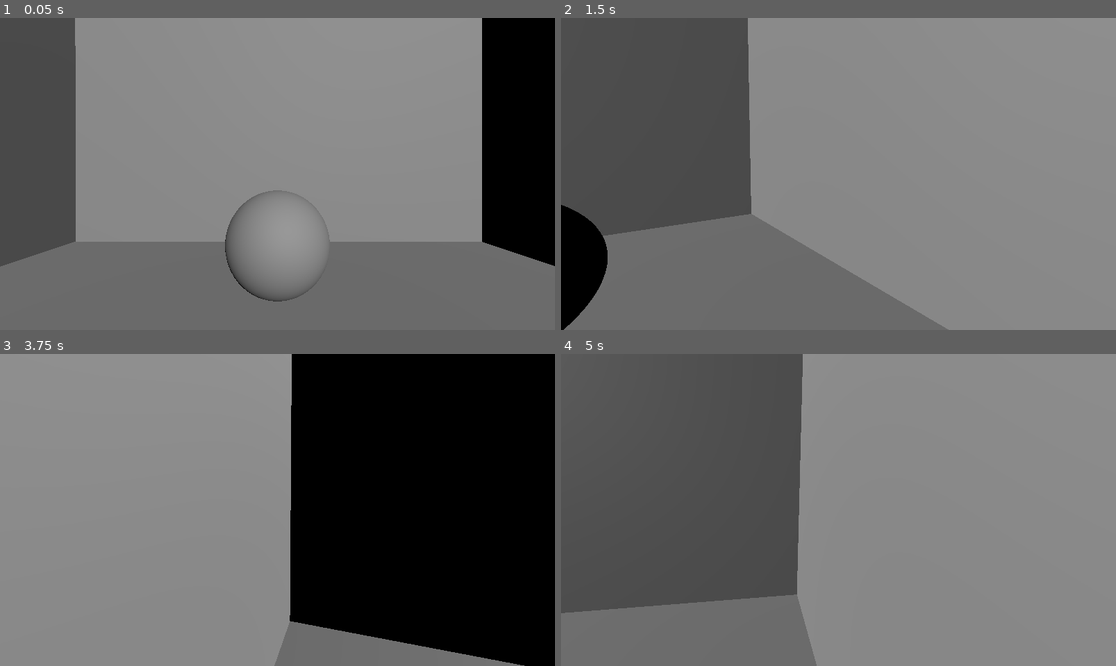
Above: before the commit, frames 1-4 (two rows, left to right).
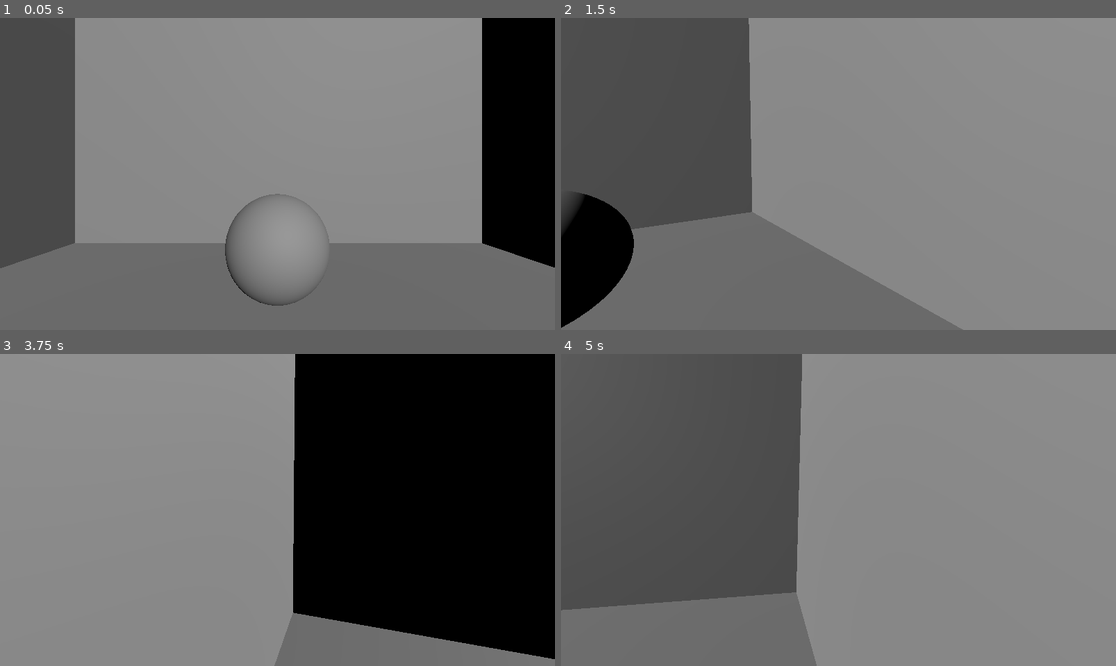
Above: after the commit, the same moments.

Repository: BirdOfAsh/GMTK2025JAM
Game: Godot game, scene res://Levels/level_1.tscn
Same seed, same stepped clock (60 frames per second), same inputs: the game is played once before the commit and once after it.
Inputs (mouse positions are in pixels of both pictures, inside the frame that each line leads up to):
- Up to frame 1 (0.05 s): no input
- Up to frame 2 (1.5 s): tap Enter at 0.5 s; move the mouse to (866, 174) at 0.52 s; hold W (Forward) from 0.53 s (still down); move the mouse to (810, 174) at 1.27 s
- Up to frame 3 (3.75 s): keep holding W (Forward); move the mouse to (288, 503) at 2.02 s; move the mouse to (271, 516) at 2.77 s; tap Space at 3.5 s; move the mouse to (316, 513) at 3.52 s
- Up to frame 4 (5 s): keep holding W (Forward); move the mouse to (794, 506) at 4.27 s

The runs differ from the first frame. In frame 1, 0.7% of the frame differs, in the area x 0-100%, y 8-93%; in frame 2, 2.7%, in the area x 0-73%, y 0-100%; in frame 3, 2.0%; in frame 4, 0.4%.

Commit message:
Fixed jittery camera movement

Diff:
--- a/Levels/level_1.tscn
+++ b/Levels/level_1.tscn
@@ -1,6 +1,5 @@
-[gd_scene load_steps=6 format=3 uid="uid://cxoxkpsyiiw6i"]
+[gd_scene load_steps=5 format=3 uid="uid://cxoxkpsyiiw6i"]
 
-[ext_resource type="Script" uid="uid://5ptycblx2vct" path="res://Timer/timer_label.gd" id="1_n0qsc"]
 [ext_resource type="PackedScene" uid="uid://26fc574m2bic" path="res://Player/player.tscn" id="2_dilhk"]
 
 [sub_resource type="SphereMesh" id="SphereMesh_dilhk"]
@@ -12,17 +11,6 @@
 size = Vector3(10, 0.1, 10)
 
 [node name="Level1" type="Node3D"]
-
-[node name="TimerLabel" type="Label3D" parent="."]
-transform = Transform3D(1, 0, 0, 0, 1, 0, 0, 0, 1, 0, 0, -1)
-visible = false
-texture_filter = 0
-script = ExtResource("1_n0qsc")
-waitTime = 5.0
-
-[node name="Timer" type="Timer" parent="TimerLabel"]
-wait_time = 5.0
-one_shot = true
 
 [node name="Player" parent="." instance=ExtResource("2_dilhk")]
 transform = Transform3D(1, 0, 0, 0, 1, 0, 0, 0, 1, 0, 1, 0)
@@ -113,5 +101,3 @@
 transform = Transform3D(1, 0, 0, 0, -4.37114e-08, -1, 0, 1, -4.37114e-08, 0, 0, 0)
 mesh = SubResource("BoxMesh_n0qsc")
 skeleton = NodePath("")
-
-[connection signal="timeout" from="TimerLabel/Timer" to="TimerLabel" method="_on_timer_timeout"]
--- a/Player/player.gd
+++ b/Player/player.gd
@@ -1,13 +1,15 @@
 extends CharacterBody3D
 
 @onready var camera : Camera3D = $Camera3D
+@onready var marker3d: Marker3D = $Marker3D
 
 
 var speed : int = 300
 var direction : Vector3
 var inputDirection : Vector2i
-var mouseSensitivity = 3
+var mouseSensitivity : int = 3
 
+var cameraRotation : Vector2
 
 func _ready() -> void:
 	Input.mouse_mode = Input.MOUSE_MODE_CAPTURED
@@ -32,15 +34,26 @@
 	if inputDirection != Vector2i.ZERO:
 		direction = transform.basis * Vector3(inputDirection.x, 0 , inputDirection.y).normalized()
 
+
+	rotateCamera()
+
 	velocity = direction * speed * delta
 	move_and_slide()
 
 
-
 func _input(event: InputEvent) -> void:
 
-	if event is InputEventMouseMotion and Input.mouse_mode == Input.MOUSE_MODE_CAPTURED:
-		rotate_y(event.relative.x * -0.005 * mouseSensitivity)
-		camera.rotate_x(event.relative.y * -0.005 * mouseSensitivity)
+	if event is InputEventMouseMotion:
 
-		camera.rotation_degrees.x = clampf(camera.rotation_degrees.x, -90, 90)
+		cameraRotation.y = event.relative.x * -0.005 * mouseSensitivity
+		cameraRotation.x = event.relative.y * -0.005 * mouseSensitivity
+
+func rotateCamera() -> void:
+	rotate_y(cameraRotation.y)
+	marker3d.rotate_x(cameraRotation.x)
+
+	marker3d.rotation_degrees.x = clampf(marker3d.rotation_degrees.x, -90, 90)
+
+	camera.global_transform = marker3d.get_global_transform_interpolated()
+
+	cameraRotation = cameraRotation.lerp(Vector2.ZERO, 1)
--- a/Player/player.tscn
+++ b/Player/player.tscn
@@ -12,4 +12,8 @@
 
 [node name="Camera3D" type="Camera3D" parent="."]
 transform = Transform3D(1, 0, 0, 0, 1, 0, 0, 0, 1, 0, 0.649226, 0)
+top_level = true
 current = true
+
+[node name="Marker3D" type="Marker3D" parent="."]
+transform = Transform3D(1, 0, 0, 0, 1, 0, 0, 0, 1, 0, 0.649226, 0)
--- /dev/null
+++ b/Timer/timer_label.tscn
@@ -0,0 +1,15 @@
+[gd_scene load_steps=2 format=3 uid="uid://kqbrmxag2vw5"]
+
+[ext_resource type="Script" uid="uid://5ptycblx2vct" path="res://Timer/timer_label.gd" id="1_1rtu0"]
+
+[node name="TimerLabel" type="Label3D"]
+visible = false
+texture_filter = 0
+script = ExtResource("1_1rtu0")
+waitTime = 5.0
+
+[node name="Timer" type="Timer" parent="."]
+wait_time = 5.0
+one_shot = true
+
+[connection signal="timeout" from="Timer" to="." method="_on_timer_timeout"]
--- a/project.godot
+++ b/project.godot
@@ -42,3 +42,8 @@
 "events": [Object(InputEventKey,"resource_local_to_scene":false,"resource_name":"","device":-1,"window_id":0,"alt_press …(195 unchanged characters)…
 ]
 }
+
+[physics]
+
+common/physics_jitter_fix=0.0
+common/physics_interpolation=true
